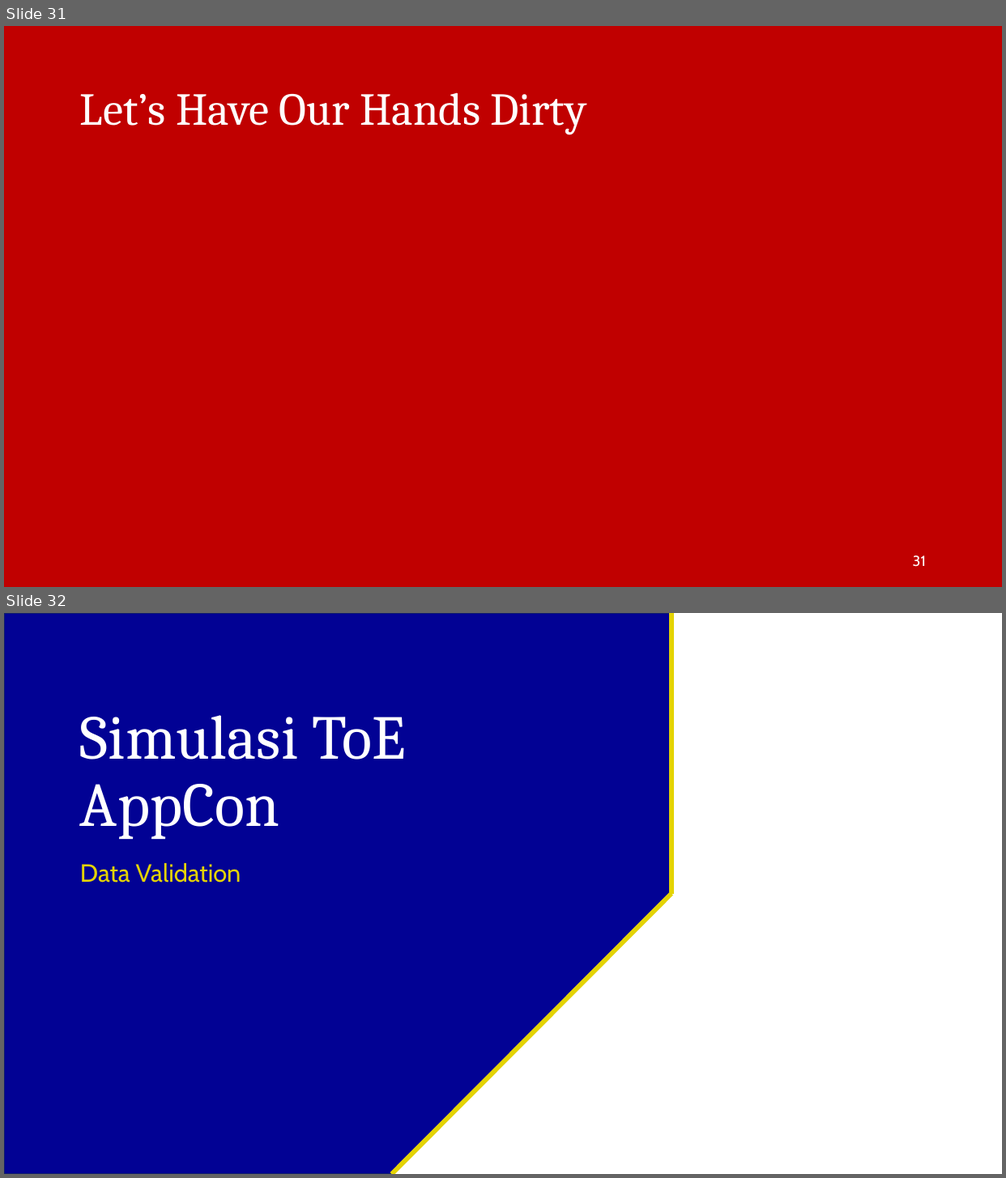
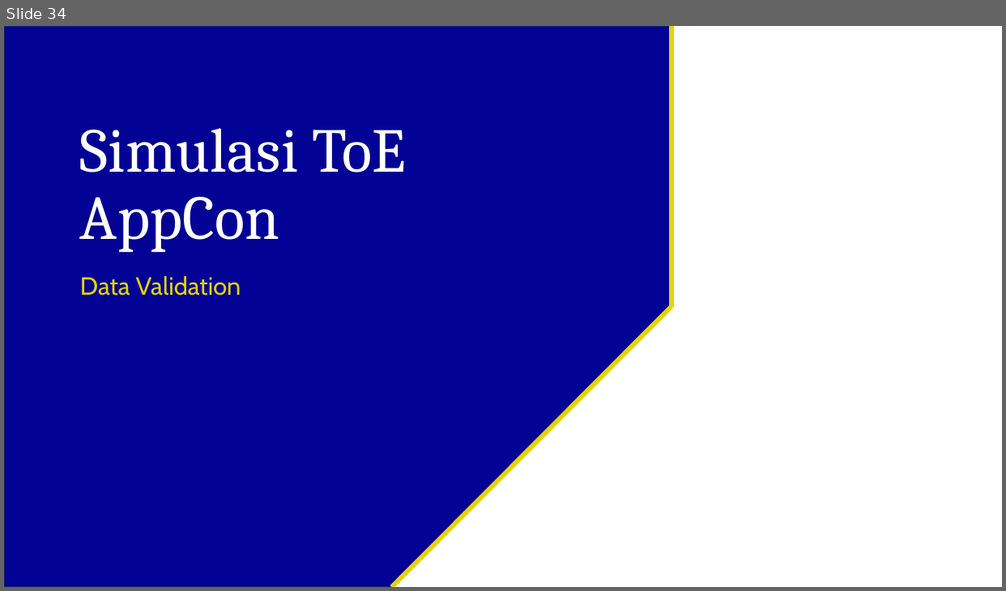
Before and after one commit to irfanradarma/Audit-SI, a slide deck: Slides/10 - Risiko dan Pengendalian.pptx. Shown one above the other, each under a label of ours: slides 31 and 32 before the commit, slide 34 after it. The pictures are 1006x1178 and 1006x591 pixels, drawn with LibreOffice and Linux fonts; fonts in the diff are those of the drawing; background and template pictures are left out. Boxes give left, top, right and bottom in pixels: in the first picture for what was removed or moved away, otherwise in the second. Text is boxed around its words. In the diff, an @@ line names an element or a change of style, - is before the commit and + after.

```diff
--- a/Slides/10 - Risiko dan Pengendalian.pptx
+++ b/Slides/10 - Risiko dan Pengendalian.pptx
@@ slide 31 removed at box(4, 26, 1002, 587), background picture (left out) @@
@@ title removed at box(80, 92, 587, 135) @@
-Let’s Have Our Hands Dirty
@@ page number removed at box(913, 556, 926, 567) @@
-31
@@ what was slide 32 is now slide 34 @@
```
Also in this commit, not shown: 2 slides changed, 6 slides added, 4 other files.
